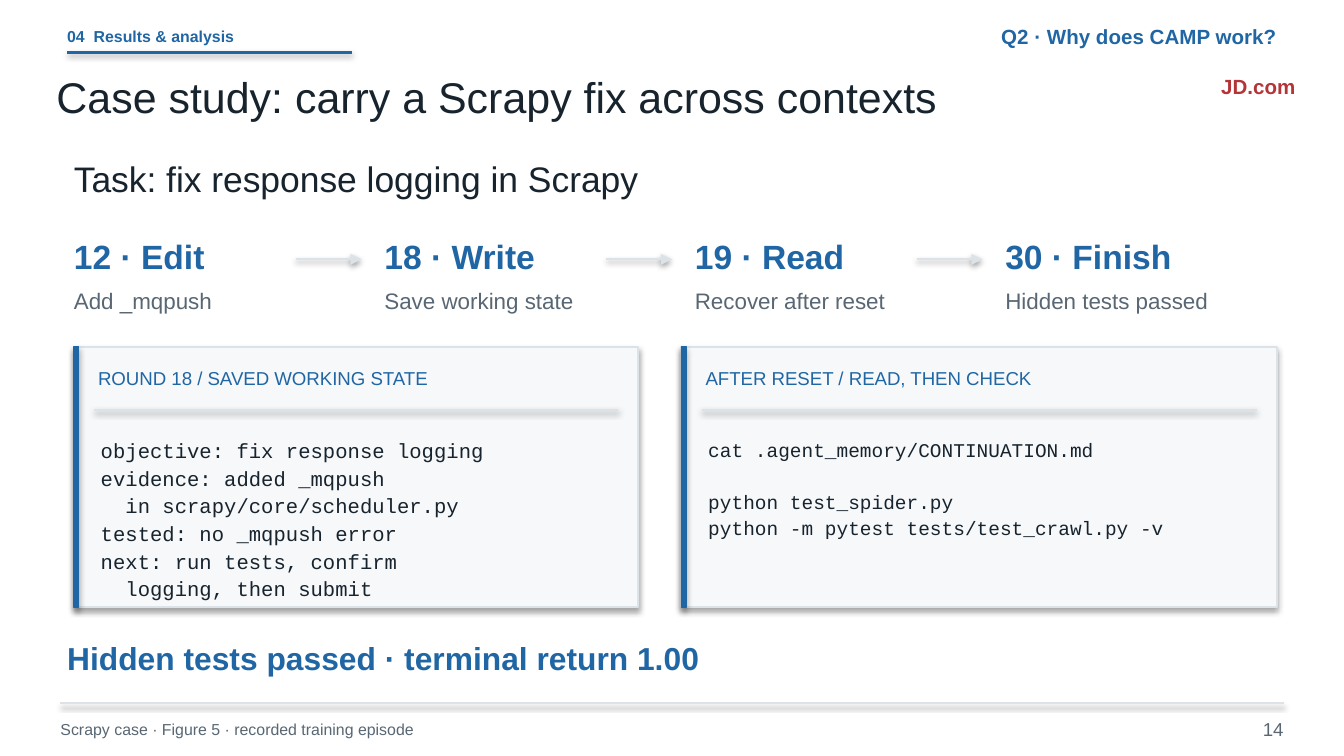
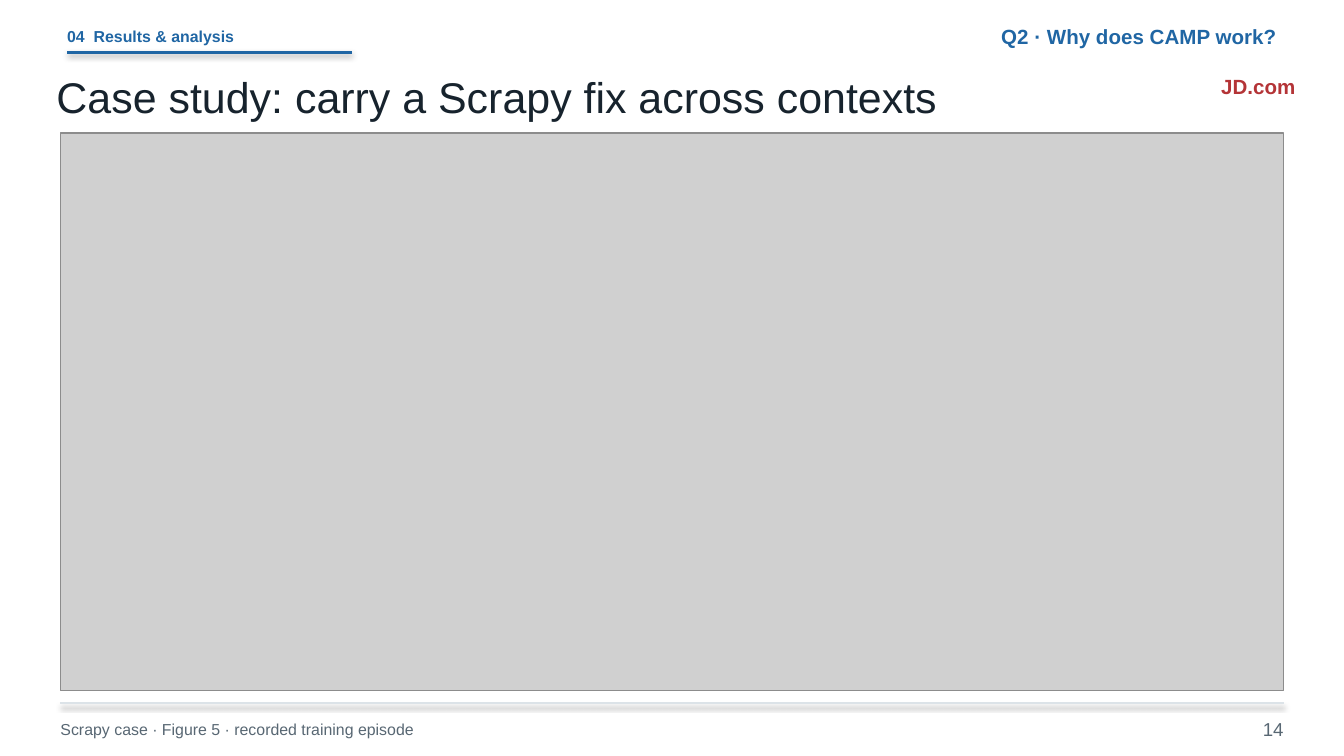
Before and after one commit to liruiluo/agentmemorygym, a slide deck: slide 14 of assets/slides/coding-agent-memory-post-training-slides.pptx. Drawn at 1344x756 pixels with LibreOffice and Linux fonts; fonts in the diff are those of the drawing; grey boxes stand for pictures. Boxes give left, top, right and bottom in pixels: in the first picture for what was removed or moved away, otherwise in the second. Text is boxed around its words. In the diff, an @@ line names an element or a change of style, - is before the commit and + after.

Commit message:
Use the complete paper figure for the case-study slide

```diff
--- a/assets/slides/coding-agent-memory-post-training-slides.pptx
+++ b/assets/slides/coding-agent-memory-post-training-slides.pptx
@@ picture added at bbox=[60, 133, 1284, 691] @@
@@ text removed at bbox=[74, 166, 638, 199] @@
-Task: fix response logging in Scrapy
@@ text removed at bbox=[74, 244, 204, 270] @@
-12 · Edit
@@ arrow removed from (296, 259) to (362, 259) @@
@@ text removed at bbox=[384, 244, 535, 270] @@
-18 · Write
@@ arrow removed from (606, 259) to (672, 259) @@
@@ text removed at bbox=[695, 244, 844, 270] @@
-19 · Read
@@ arrow removed from (917, 259) to (982, 259) @@
@@ text removed at bbox=[1005, 244, 1171, 270] @@
-30 · Finish
@@ text removed at bbox=[74, 293, 212, 314] @@
-Add _mqpush
@@ text removed at bbox=[384, 293, 574, 314] @@
-Save working state
@@ text removed at bbox=[695, 293, 885, 309] @@
-Recover after reset
@@ text removed at bbox=[1005, 293, 1208, 314] @@
-Hidden tests passed
@@ rectangle removed at bbox=[74, 347, 638, 607] @@
@@ rectangle removed at bbox=[74, 347, 79, 607] @@
@@ rectangle removed at bbox=[681, 347, 1277, 607] @@
@@ rectangle removed at bbox=[681, 347, 687, 607] @@
@@ text removed at bbox=[98, 372, 428, 385] @@
-ROUND 18 / SAVED WORKING STATE
@@ text removed at bbox=[706, 372, 1031, 388] @@
-AFTER RESET / READ, THEN CHECK
@@ line removed from (94, 410) to (618, 410) @@
@@ line removed from (702, 410) to (1257, 410) @@
@@ text removed at bbox=[101, 444, 483, 601] @@
-objective: fix response logging
-evidence: added _mqpush
-in scrapy/core/scheduler.py
-tested: no _mqpush error
-next: run tests, confirm
-logging, then submit
@@ text removed at bbox=[708, 443, 1163, 539] @@
-cat .agent_memory/CONTINUATION.md
-python test_spider.py
-python -m pytest tests/test_crawl.py -v
@@ text removed at bbox=[67, 647, 699, 676] @@
-Hidden tests passed · terminal return 1.00
```
Also in this commit, not shown: 14 other files.
